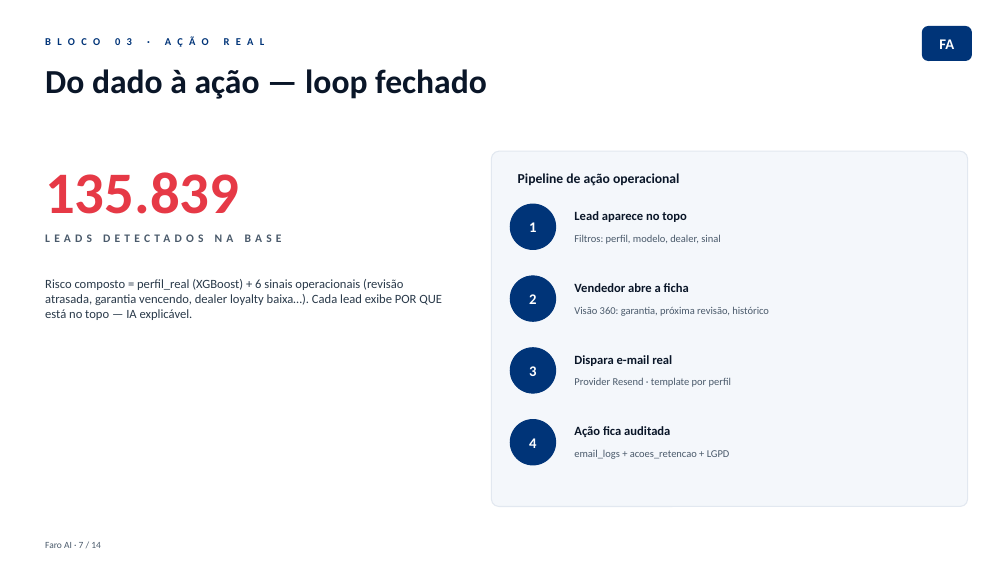
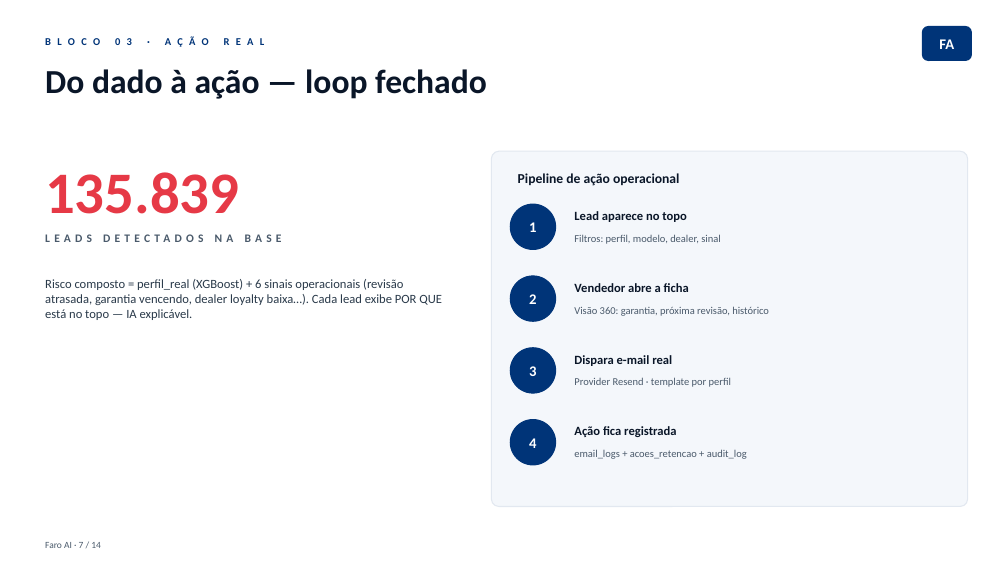
Before and after one commit to P0lid0/ford-fiap-challenge, a slide deck: slide 7 of docs/deliverables/Apresentacao_FaroAI.pptx. Drawn at 1008x567 pixels with LibreOffice and Linux fonts; fonts in the diff are those of the drawing. Boxes give left, top, right and bottom in pixels: in the first picture for what was removed or moved away, otherwise in the second. Text is boxed around its words. In the diff, an @@ line names an element or a change of style, - is before the commit and + after.

Commit message:
feat(security): harden Sprint 3 controls
- Tighten API, ML, and mobile security controls
- Expand CI with SAST, dependency audits, and secret scanning
- Update security docs and Sprint 3 deliverables

```diff
--- a/docs/deliverables/Apresentacao_FaroAI.pptx
+++ b/docs/deliverables/Apresentacao_FaroAI.pptx
@@ text at (574,449,747,459): text changed @@
-email_logs + acoes_retencao + LGPD
+email_logs + acoes_retencao + audit_log
@@ text at (574,426,676,437): text changed @@
-Ação fica auditada
+Ação fica registrada
```
Also in this commit, not shown: 5 other slides changed, 1 slide added, 1 slide removed, 53 other files.
